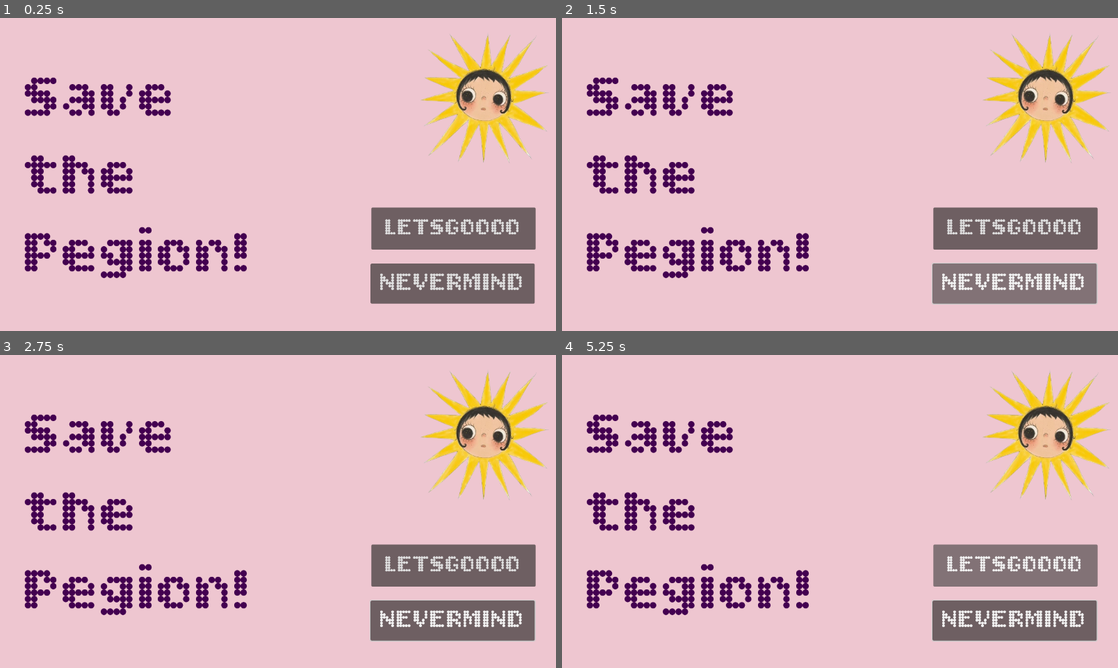
Above: before the commit, frames 1-4 (two rows, left to right).
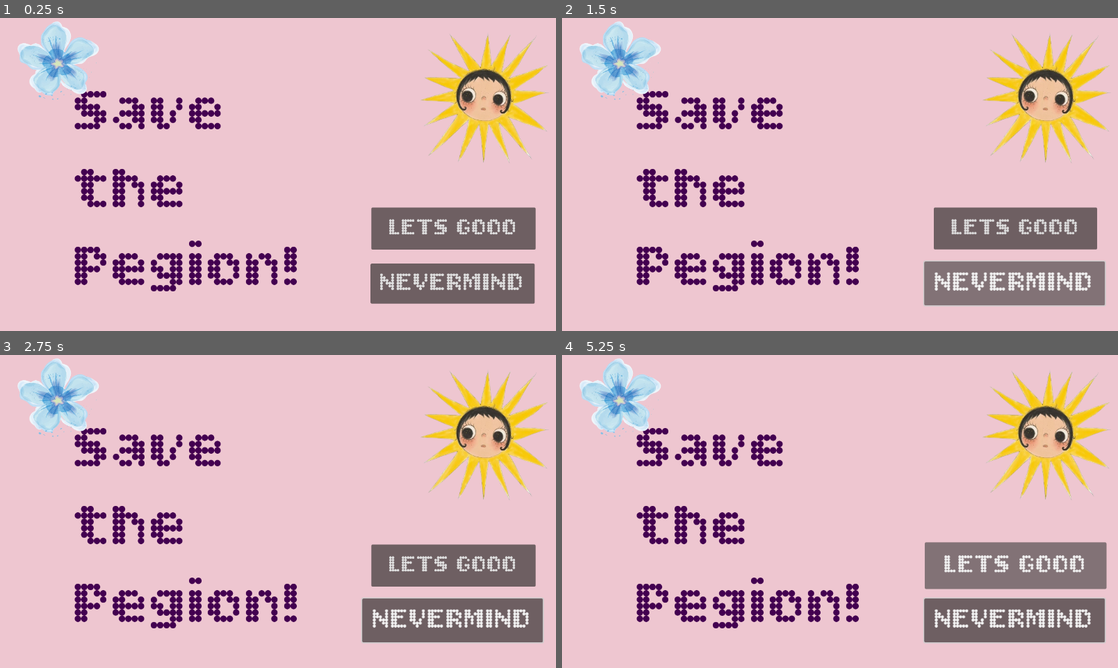
Above: after the commit, the same moments.

Repository: atabzo/penguin-in-snow
Game: Godot game, scene res://home_screen.tscn
Two runs of this game, one before a commit and one after it. Both use one fixed random seed, a clock stepped at 60 frames per second and the inputs below. Sound files missing from this copy of the repository are replaced by a short silence.
Inputs (mouse positions are in pixels of both pictures, inside the frame that each line leads up to):
- Up to frame 1 (0.25 s): no input
- Up to frame 2 (1.5 s): click "LETSGOOOO" (after the commit: "LETS GOOO") at 0.5 s; click "NEVERMIND" at 1.25 s
- Up to frame 3 (2.75 s): tap Enter at 2 s; move the mouse to (400, 495) at 2.02 s; hold Right from 2.03 s (still down); tap Alt at 2.1 s
- Up to frame 4 (5.25 s): tap Space at 2.75, 4.25 s; move the mouse to (728, 527) at 2.77 s; release Right at 2.78 s; hold Down 2.78-3.53 s; tap Shift at 2.85, 4.35 s; tap Enter at 3.5, 5 s; move the mouse to (895, 442) at 3.52 s; hold Right 3.53-4.28 s; tap Alt at 3.6, 5.1 s; move the mouse to (812, 574) at 4.27 s; hold Up 4.28-5.03 s; move the mouse to (1006, 558) at 5.02 s; hold Left from 5.03 s (still down)

The runs differ from the first frame. In frame 1, 10% of the frame differs, in the area x 3-94%, y 1-88%; in frame 2, 12%; in frame 3, 12%; in frame 4, 13%, in the area x 3-98%, y 1-92%.

Commit message:
added sfx to the buttons!

Diff:
--- a/home_screen.tscn
+++ b/home_screen.tscn
@@ -1,7 +1,103 @@
-[gd_scene load_steps=3 format=3 uid="uid://b8ccqoaqpig3t"]
+[gd_scene load_steps=7 format=3 uid="uid://b8ccqoaqpig3t"]
 
 [ext_resource type="FontFile" uid="uid://cffniahme70vv" path="res://fonts/BitcountPropDoubleInk.ttf" id="1_olt8n"]
 [ext_resource type="Texture2D" uid="uid://djbmb4upyko1a" path="res://images/sun.png" id="2_ktig4"]
+[ext_resource type="Texture2D" uid="uid://b5n8jvxvvjlts" path="res://images/flower.png" id="3_outur"]
+[ext_resource type="AudioStream" uid="uid://cy6qgibifn0ig" path="res://sound-click.mp3" id="4_fm0op"]
+
+[sub_resource type="GDScript" id="GDScript_outur"]
+script/source = "extends Button
+
+var tween: Tween
+@onready var click_sound = $\"../SoundClick\"
+
+# Define the scene you want to switch to
+@export_file(\"*.tscn\") var next_scene: String = \"res://game_scene.tscn\"
+
+func _ready():
+	pivot_offset = size / 2
+
+	mouse_entered.connect(_on_mouse_entered)
+	mouse_exited.connect(_on_mouse_exited)
+	button_up.connect(_on_button_up)
+	pressed.connect(_on_pressed)
+
+func _on_mouse_entered():
+	if tween:
+		tween.kill()
+	tween = create_tween().set_trans(Tween.TRANS_BACK).set_ease(Tween.EASE_OUT)
+	tween.tween_property(self, \"scale\", Vector2(1.1, 1.1), 0.3)
+
+func _on_mouse_exited():
+	if tween:
+		tween.kill()
+	tween = create_tween().set_trans(Tween.TRANS_BACK).set_ease(Tween.EASE_OUT)
+	tween.tween_property(self, \"scale\", Vector2(1.0, 1.0), 0.3)
+
+func _on_button_up():
+	if tween:
+		tween.kill()
+	tween = create_tween().set_trans(Tween.TRANS_BACK).set_ease(Tween.EASE_OUT)
+	tween.tween_property(self, \"scale\", Vector2(1.1, 1.1), 0.2)
+
+func _on_pressed():
+	print(\"Button pressed!\")
+
+	if click_sound:
+		click_sound.play()
+		# Wait for sound to finish before switching scenes
+		await click_sound.finished
+
+	# Switch to the defined scene
+	get_tree().change_scene_to_file(next_scene)
+"
+
+[sub_resource type="GDScript" id="GDScript_fm0op"]
+script/source = "extends Button
+
+var tween: Tween
+@onready var click_sound = $\"../SoundClick\"
+
+# Define the scene you want to switch to
+@export_file(\"*.tscn\") var next_scene: String = \"res://the_decision.tscn\"
+
+func _ready():
+	pivot_offset = size / 2
+
+	mouse_entered.connect(_on_mouse_entered)
+	mouse_exited.connect(_on_mouse_exited)
+	button_up.connect(_on_button_up)
+	pressed.connect(_on_pressed)
+
+func _on_mouse_entered():
+	if tween:
+		tween.kill()
+	tween = create_tween().set_trans(Tween.TRANS_BACK).set_ease(Tween.EASE_OUT)
+	tween.tween_property(self, \"scale\", Vector2(1.1, 1.1), 0.3)
+
+func _on_mouse_exited():
+	if tween:
+		tween.kill()
+	tween = create_tween().set_trans(Tween.TRANS_BACK).set_ease(Tween.EASE_OUT)
+	tween.tween_property(self, \"scale\", Vector2(1.0, 1.0), 0.3)
+
+func _on_button_up():
+	if tween:
+		tween.kill()
+	tween = create_tween().set_trans(Tween.TRANS_BACK).set_ease(Tween.EASE_OUT)
+	tween.tween_property(self, \"scale\", Vector2(1.1, 1.1), 0.2)
+
+func _on_pressed():
+	print(\"Button pressed!\")
+
+	if click_sound:
+		click_sound.play()
+		# Wait for sound to finish before switching scenes
+		await click_sound.finished
+
+	# Switch to the defined scene
+	get_tree().change_scene_to_file(next_scene)
+"
 
 [node name="home-screen" type="Node2D"]
 
@@ -14,10 +110,10 @@
 
 [node name="Label" type="Label" parent="ColorRect"]
 layout_mode = 0
-offset_left = 71.0
-offset_top = 125.0
-offset_right = 636.0
-offset_bottom = 659.0
+offset_left = 186.0
+offset_top = 156.0
+offset_right = 751.0
+offset_bottom = 690.0
 theme_override_colors/font_color = Color(0.26377144, 0.0001453308, 0.3126142, 1)
 theme_override_fonts/font = ExtResource("1_olt8n")
 theme_override_font_sizes/font_size = 146
@@ -36,7 +132,8 @@
 offset_bottom = 533.0
 theme_override_fonts/font = ExtResource("1_olt8n")
 theme_override_font_sizes/font_size = 58
-text = "LETSGOOOO"
+text = "LETS GOOO"
+script = SubResource("GDScript_outur")
 
 [node name="Button2" type="Button" parent="."]
 offset_left = 853.0
@@ -46,3 +143,12 @@
 theme_override_fonts/font = ExtResource("1_olt8n")
 theme_override_font_sizes/font_size = 64
 text = "NEVERMIND"
+script = SubResource("GDScript_fm0op")
+
+[node name="Flower" type="Sprite2D" parent="."]
+position = Vector2(134, 101)
+scale = Vector2(0.38, 0.374)
+texture = ExtResource("3_outur")
+
+[node name="SoundClick" type="AudioStreamPlayer" parent="."]
+stream = ExtResource("4_fm0op")
--- a/the_decision.tscn
+++ b/the_decision.tscn
@@ -1,9 +1,10 @@
-[gd_scene load_steps=6 format=3 uid="uid://dv46gswpwulnc"]
+[gd_scene load_steps=9 format=3 uid="uid://dv46gswpwulnc"]
 
 [ext_resource type="Texture2D" uid="uid://djpjn32ioj7wi" path="res://images/backdrop.jpg" id="1_p5xo7"]
 [ext_resource type="Texture2D" uid="uid://bc6fsk7w5yjco" path="res://images/textbg.png" id="2_721po"]
 [ext_resource type="FontFile" uid="uid://cffniahme70vv" path="res://fonts/BitcountPropDoubleInk.ttf" id="2_ynfxc"]
 [ext_resource type="Texture2D" uid="uid://d1bhj0ariykha" path="res://images/peeking.png" id="4_n5jvu"]
+[ext_resource type="AudioStream" uid="uid://cy6qgibifn0ig" path="res://sound-click.mp3" id="5_fd8ng"]
 
 [sub_resource type="StyleBoxFlat" id="StyleBoxFlat_fd8ng"]
 bg_color = Color(0.27245283, 5.698681e-05, 0.99041396, 1)
@@ -13,6 +14,97 @@
 corner_radius_bottom_left = 10
 shadow_color = Color(0, 0, 0.7137255, 0.69803923)
 shadow_size = 14
+
+[sub_resource type="GDScript" id="GDScript_fd8ng"]
+script/source = "extends Button
+
+var tween: Tween
+@onready var click_sound = $\"../SoundClick\"
+
+func _ready():
+	pivot_offset = size / 2
+
+	mouse_entered.connect(_on_mouse_entered)
+	mouse_exited.connect(_on_mouse_exited)
+	button_up.connect(_on_button_up)
+	pressed.connect(_on_pressed)
+
+func _on_mouse_entered():
+	if tween:
+		tween.kill()
+	tween = create_tween().set_trans(Tween.TRANS_BACK).set_ease(Tween.EASE_OUT)
+	tween.tween_property(self, \"scale\", Vector2(1.1, 1.1), 0.3)
+
+func _on_mouse_exited():
+	if tween:
+		tween.kill()
+	tween = create_tween().set_trans(Tween.TRANS_BACK).set_ease(Tween.EASE_OUT)
+	tween.tween_property(self, \"scale\", Vector2(1.0, 1.0), 0.3)
+
+func _on_button_up():
+	if tween:
+		tween.kill()
+	tween = create_tween().set_trans(Tween.TRANS_BACK).set_ease(Tween.EASE_OUT)
+	tween.tween_property(self, \"scale\", Vector2(1.1, 1.1), 0.2)
+
+func _on_pressed():
+	print(\"Exiting game...\")
+
+	if click_sound:
+		click_sound.play()
+		# Wait for sound to finish before exiting
+		await click_sound.finished
+
+	# Exit the game
+	get_tree().quit()
+"
+
+[sub_resource type="GDScript" id="GDScript_o4frt"]
+script/source = "extends Button
+
+var tween: Tween
+@onready var click_sound = $\"../SoundClick\"
+
+# Define the scene you want to switch to
+@export_file(\"*.tscn\") var next_scene: String = \"res://game_scene.tscn\"
+
+func _ready():
+	pivot_offset = size / 2
+
+	mouse_entered.connect(_on_mouse_entered)
+	mouse_exited.connect(_on_mouse_exited)
+	button_up.connect(_on_button_up)
+	pressed.connect(_on_pressed)
+
+func _on_mouse_entered():
+	if tween:
+		tween.kill()
+	tween = create_tween().set_trans(Tween.TRANS_BACK).set_ease(Tween.EASE_OUT)
+	tween.tween_property(self, \"scale\", Vector2(1.1, 1.1), 0.3)
+
+func _on_mouse_exited():
+	if tween:
+		tween.kill()
+	tween = create_tween().set_trans(Tween.TRANS_BACK).set_ease(Tween.EASE_OUT)
+	tween.tween_property(self, \"scale\", Vector2(1.0, 1.0), 0.3)
+
+func _on_button_up():
+	if tween:
+		tween.kill()
+	tween = create_tween().set_trans(Tween.TRANS_BACK).set_ease(Tween.EASE_OUT)
+	tween.tween_property(self, \"scale\", Vector2(1.1, 1.1), 0.2)
+
+func _on_pressed():
+	print(\"Button pressed!\")
+
+	if click_sound:
+		click_sound.play()
+		# Wait for sound to finish before switching scenes
+		await click_sound.finished
+
+	# Switch to the defined scene
+	get_tree().change_scene_to_file(next_scene)
+"
 
 [node name="the-decision" type="Node2D"]
 
@@ -48,6 +140,7 @@
 theme_override_styles/normal = SubResource("StyleBoxFlat_fd8ng")
 text = "well yeah? they're so useless anyway"
 autowrap_mode = 2
+script = SubResource("GDScript_fd8ng")
 
 [node name="Button3" type="Button" parent="background"]
 offset_left = 42.257248
@@ -59,7 +152,11 @@
 theme_override_styles/normal = SubResource("StyleBoxFlat_fd8ng")
 text = "uhm no, it's still a poor soul so we gotta do ts"
 autowrap_mode = 2
+script = SubResource("GDScript_o4frt")
 
 [node name="Peeking" type="Sprite2D" parent="."]
-position = Vector2(1164, 112)
+position = Vector2(1125, 137)
 texture = ExtResource("4_n5jvu")
+
+[node name="SoundClick" type="AudioStreamPlayer" parent="."]
+stream = ExtResource("5_fd8ng")
Binary file added: images/flower.png
Not shown, added: images/flower.png.import
Binary file added: images/pegion.png
Not shown, added: images/pegion.png.import
Not shown, added: sound-click.mp3.import
Not shown, added: sound-click.mp3
